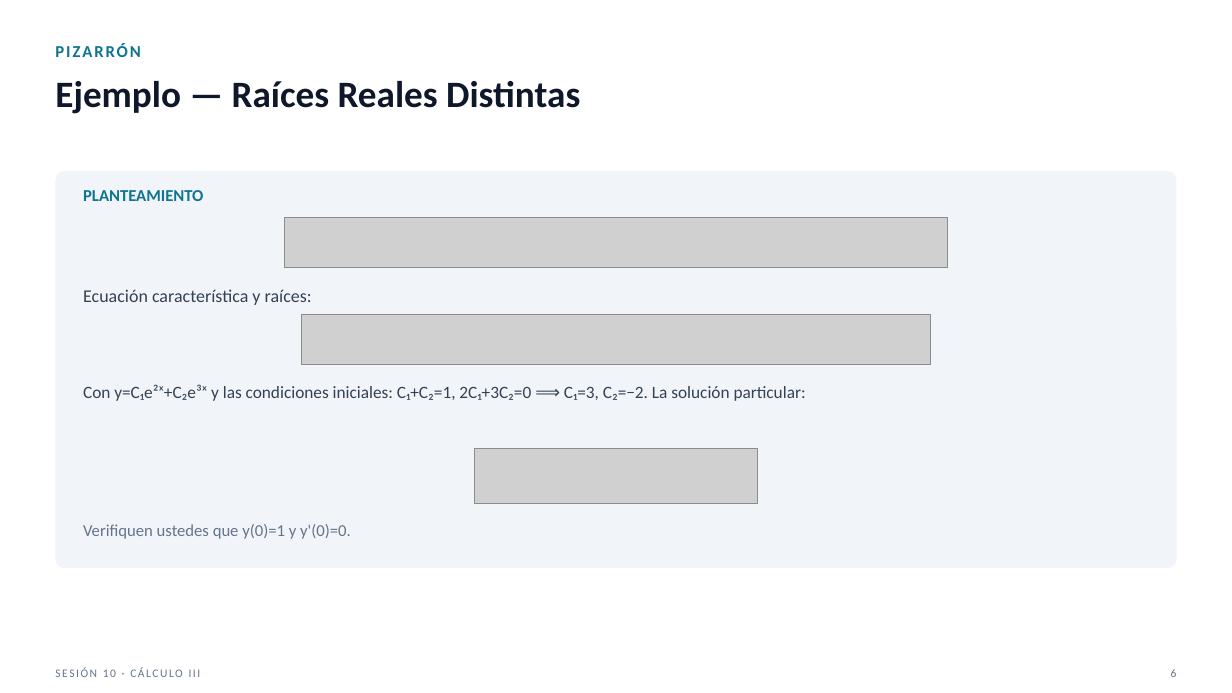
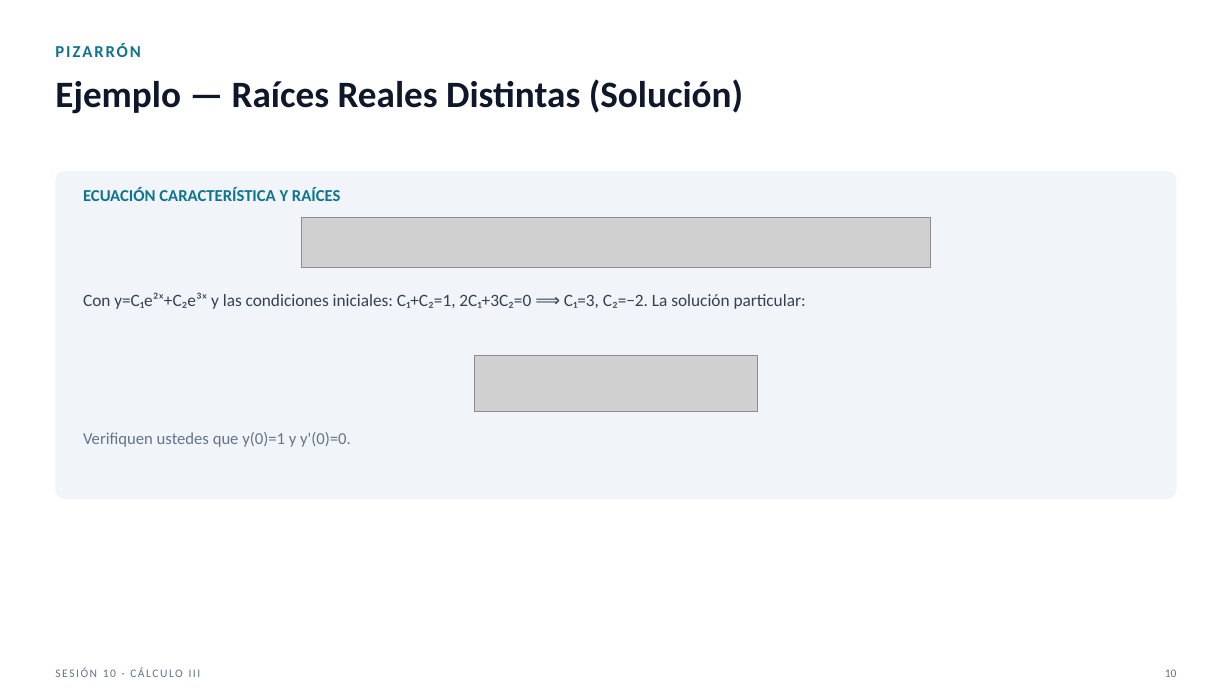
Before and after one commit to SernaEd/FirmsSimulationClass, a slide deck: slide 10 of sesion10/Sesion10_Metodos_de_Solucion_Claro.pptx (slide 6 before the commit). Drawn at 1232x693 pixels with LibreOffice and Linux fonts; fonts in the diff are those of the drawing; grey boxes stand for pictures. Boxes give left, top, right and bottom in pixels: in the first picture for what was removed or moved away, otherwise in the second. Text is boxed around its words. In the diff, an @@ line names an element or a change of style, - is before the commit and + after.

```diff
--- a/sesion10/Sesion10_Metodos_de_Solucion_Claro.pptx
+++ b/sesion10/Sesion10_Metodos_de_Solucion_Claro.pptx
@@ text at box(55, 79, 743, 114): text changed @@
-Ejemplo — Raíces Reales Distintas
+Ejemplo — Raíces Reales Distintas (Solución)
@@ rounded rectangle: place and size @@
-rounded rectangle at box(55, 171, 1177, 568)
+rounded rectangle at box(55, 171, 1177, 499)
@@ rounded rectangle at box(55, 171, 1177, 499): proportions changed @@
@@ text at box(83, 188, 341, 201): text changed; size 14 to 13 pt; text colour #334155 to #0E7490; bold on @@
-Ecuación característica y raíces:
+ECUACIÓN CARACTERÍSTICA Y RAÍCES
@@ text removed at box(83, 190, 203, 201) @@
-PLANTEAMIENTO
@@ picture: place and size @@
-picture at box(284, 217, 947, 268)
+picture at box(301, 217, 931, 268)
@@ text "Con y=C₁e²ˣ+C₂e³ˣ y las condiciones ...": place and size @@
-text "Con y=C₁e²ˣ+C₂e³ˣ y las condiciones ..." at box(83, 384, 806, 401)
+text "Con y=C₁e²ˣ+C₂e³ˣ y las condiciones ..." at box(83, 292, 806, 309)
@@ picture removed at box(301, 314, 931, 365) @@
@@ picture: place and size @@
-picture at box(474, 448, 758, 504)
+picture at box(474, 356, 758, 411)
@@ text "Verifiquen ustedes que y(0)=1 y ...": place and size @@
-text "Verifiquen ustedes que y(0)=1 y ..." at box(83, 524, 351, 539)
+text "Verifiquen ustedes que y(0)=1 y ..." at box(83, 432, 351, 447)
@@ text at box(1165, 669, 1177, 677): text changed @@
-6
+10
```
Also in this commit, not shown: 15 other slides changed, 9 slides added, 2 other files.
